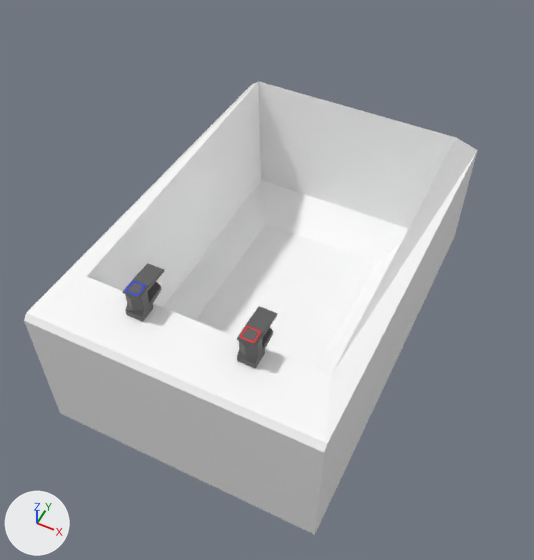
What one commit did to the Blender file blender/bath/bath.blend.
The view is the same before and after, from a camera (50 mm lens) standing at (1.6, -4.86, 4.59) and looking at (-0.1, -1.46, 0.34). The lights are fixed; the arrows at lower left show +X, +Y and +Z.

Script lines for the objects in view, before the commit:
```python
me_cylinder_002 = bpy.data.meshes.new('Cylinder.002')
me_cylinder_002.from_pydata(...)  # 508 vertices, 511 faces; spans x -0.99..1.0, y -3.0..0.0, z 0.0..1.32
# faces by material slot: [458, 16, 16, 21]
me_cylinder_002.materials.append(mat_metal_001)  # dark grey #5f5f5f
me_cylinder_002.materials.append(mat_hot_001)  # red #e71c1c
me_cylinder_002.materials.append(mat_cold)  # blue #1f36e7
me_cylinder_002.materials.append(mat_material)  # white #ffffff
ob_taps = bpy.data.objects.new('Taps', me_cylinder_002)
ob_taps.location = (0.0, 0.0, 0.0)
```
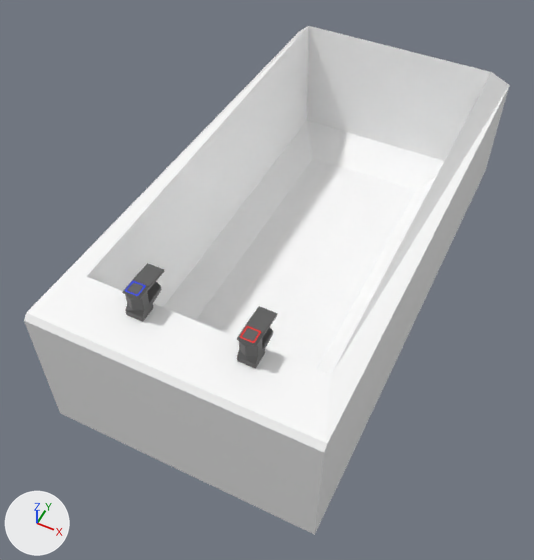
The newer file is also turned or shifted as a whole; pictures and numbers use the older file's frame.

Pixel boxes [x1, y1, x2, y2] of what changed, in the pictures (534 x 560 px; the box of a moved part takes in the faces that stretch with it):
'Taps', reshaped (7% wider, 12% taller)
    before: [24, 81, 477, 535]
    after: [24, 26, 510, 535]
part 1 of me_cylinder_002, moved or reshaped
    before: [39, 81, 477, 356]
    after: [39, 26, 510, 356]

The change in detail:
me_cylinder_002 has 508 vertices, 511 faces and spans x -0.99..1.0, y -3.0..0.0, z 0.0..1.32.
me_cylinder_002 is used by ob_taps; location (0.0, 0.0, 0.0).
me_cylinder_002 part 1: all 10 vertices in x -0.99..1.0, y -0.68..0.0, z 0.0..1.13 are moved by (0.0, 0.99, 0.0).
